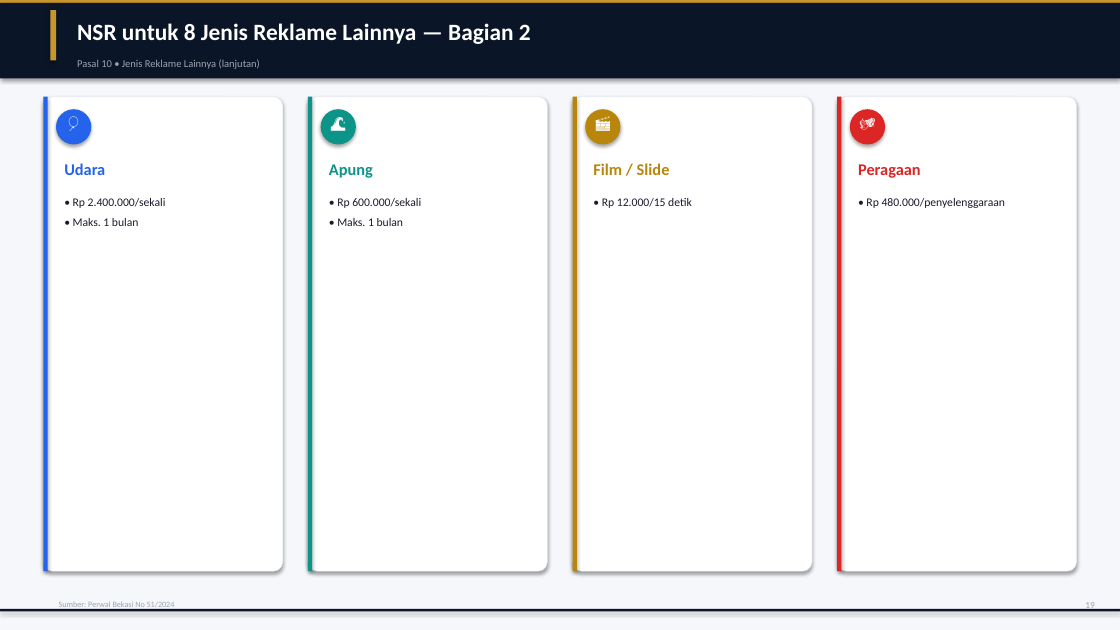
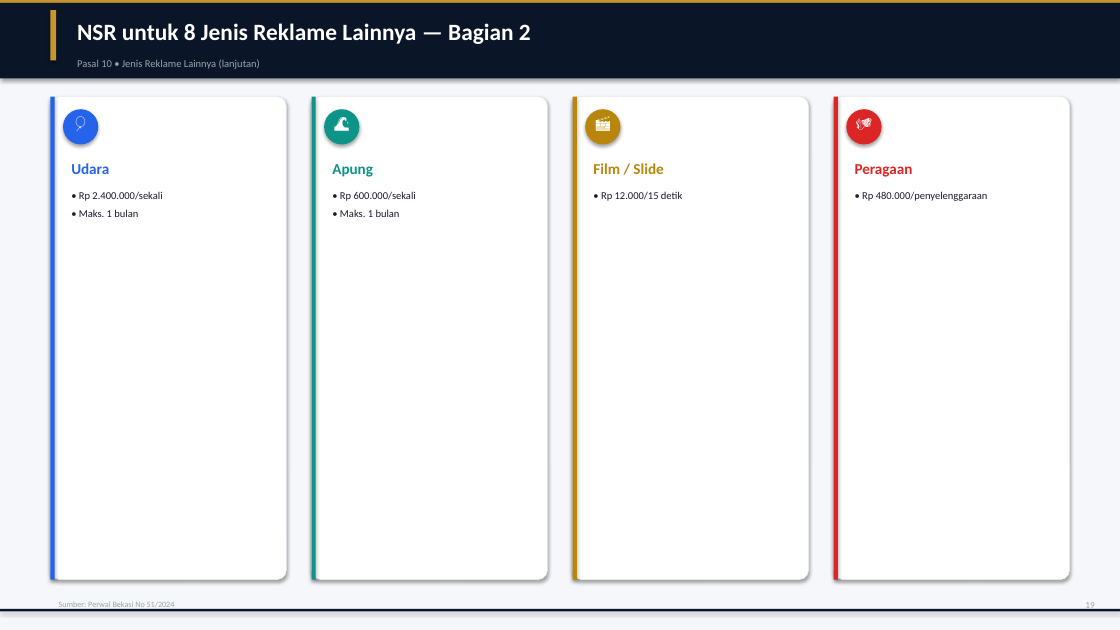
Before and after one commit to rahadiana/coba_ppt, a slide deck: slide 20 of Perwal_Bekasi_51_2024_Pajak_Reklame.pptx. Drawn at 1120x630 pixels with LibreOffice and Linux fonts; fonts in the diff are those of the drawing. Boxes give left, top, right and bottom in pixels: in the first picture for what was removed or moved away, otherwise in the second. Text is boxed around its words. In the diff, an @@ line names an element or a change of style, - is before the commit and + after.

```diff
--- a/Perwal_Bekasi_51_2024_Pajak_Reklame.pptx
+++ b/Perwal_Bekasi_51_2024_Pajak_Reklame.pptx
@@ rounded rectangle resized from (x1=44, y1=97, x2=283, y2=571) to (x1=50, y1=97, x2=287, y2=580) @@
@@ rectangle resized from (x1=44, y1=97, x2=48, y2=571) to (x1=50, y1=97, x2=55, y2=580) @@
@@ 2 ellipses, 2 texts moved together from (x1=56, y1=109, x2=356, y2=145) to (x1=63, y1=109, x2=360, y2=145) @@
@@ rounded rectangle resized from (x1=308, y1=97, x2=548, y2=571) to (x1=312, y1=97, x2=548, y2=580) @@
@@ rectangle resized from (x1=308, y1=97, x2=313, y2=571) to (x1=312, y1=97, x2=316, y2=580) @@
@@ rectangle resized from (x1=573, y1=97, x2=577, y2=571) to (x1=573, y1=97, x2=577, y2=580) @@
@@ rounded rectangle resized from (x1=573, y1=97, x2=812, y2=571) to (x1=573, y1=97, x2=809, y2=580) @@
@@ rectangle resized from (x1=838, y1=97, x2=842, y2=571) to (x1=833, y1=97, x2=838, y2=580) @@
@@ rounded rectangle resized from (x1=838, y1=97, x2=1077, y2=571) to (x1=833, y1=97, x2=1070, y2=580) @@
@@ ellipse moved from (x1=850, y1=109, x2=886, y2=145) to (x1=846, y1=109, x2=881, y2=145) @@
@@ text "🎭" moved from (x1=850, y1=109, x2=886, y2=145) to (x1=846, y1=109, x2=881, y2=145) @@
@@ text "Udara" moved from (x1=64, y1=163, x2=105, y2=175) to (x1=71, y1=163, x2=109, y2=174) @@
@@ size 14 to 13 pt in 4 elements at (x1=332, y1=164, x2=373, y2=177), (x1=593, y1=163, x2=663, y2=174), (x1=71, y1=163, x2=109, y2=174), (x1=855, y1=164, x2=913, y2=177) @@
@@ size 10 to 9 pt in 6 elements at (x1=601, y1=191, x2=682, y2=201), (x1=340, y1=191, x2=416, y2=201), (x1=340, y1=209, x2=400, y2=217), (x1=79, y1=192, x2=162, y2=201), (x1=862, y1=191, x2=988, y2=201), (x1=79, y1=209, x2=138, y2=217) @@
@@ text "• Maks. 1 bulan" moved from (x1=73, y1=218, x2=139, y2=226) to (x1=79, y1=209, x2=138, y2=217) @@
@@ text "• Maks. 1 bulan" moved from (x1=337, y1=218, x2=404, y2=226) to (x1=340, y1=209, x2=400, y2=217) @@
```
Also in this commit, not shown: 14 other slides changed, 1 other file.
